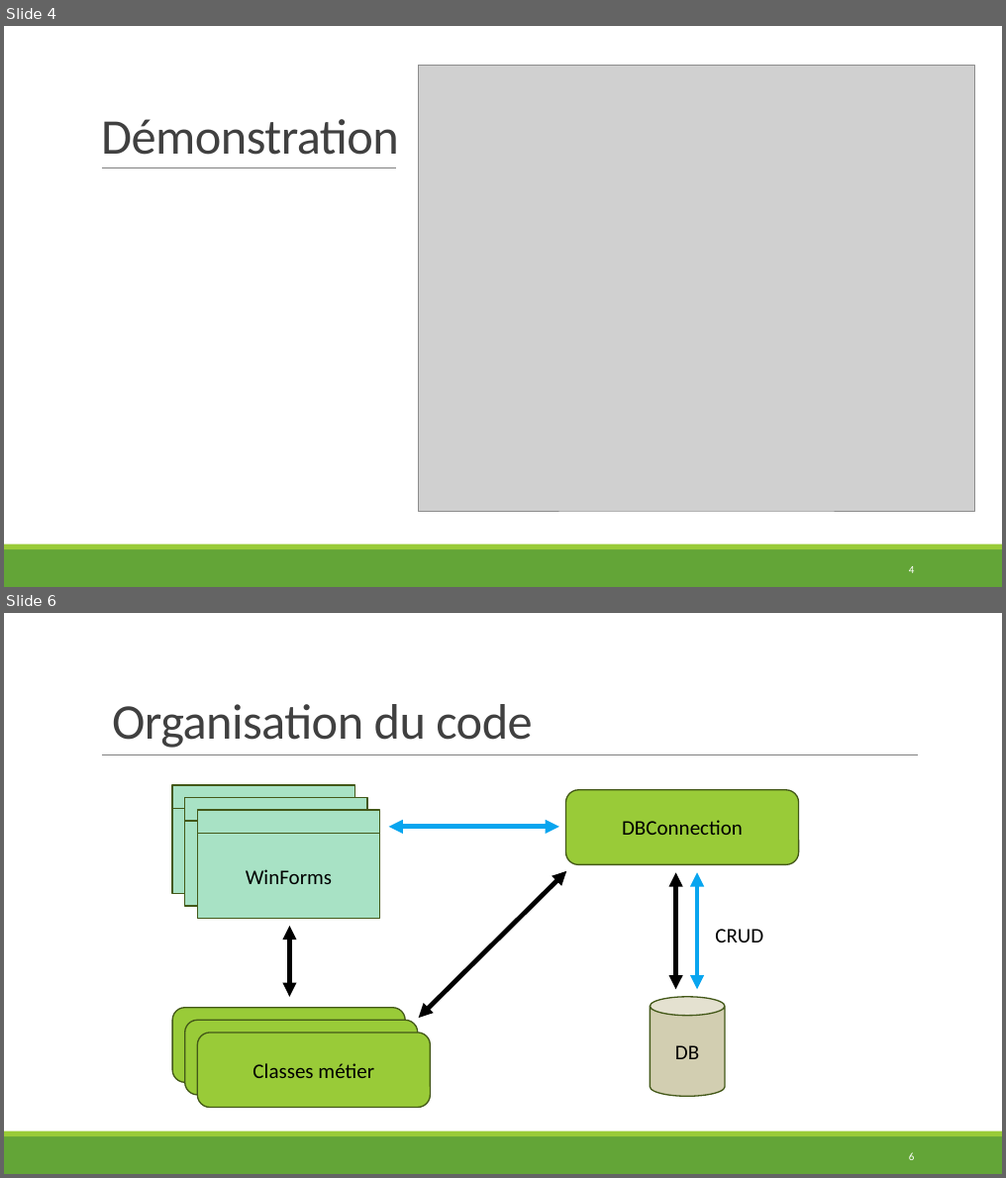
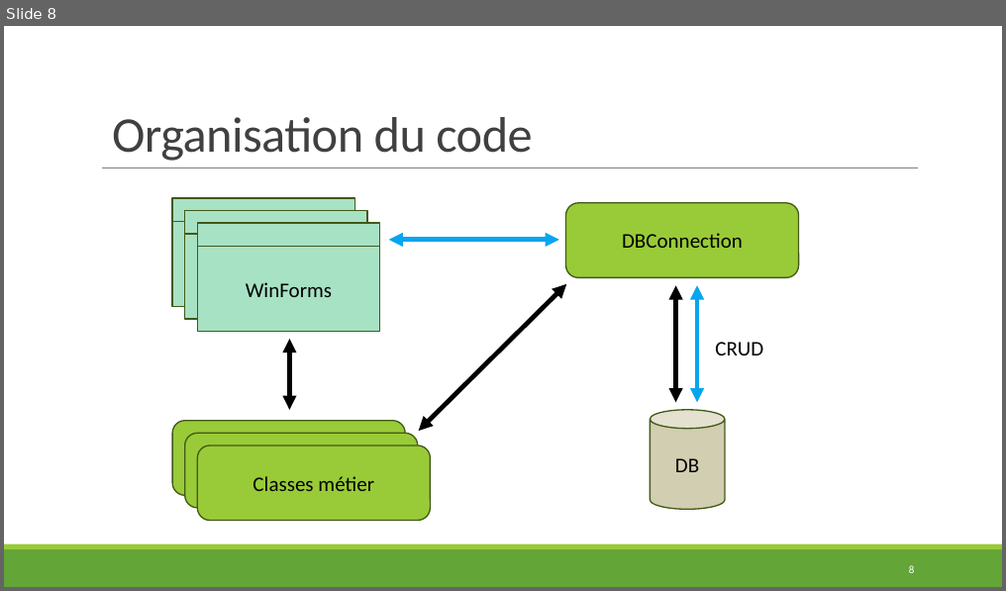
Before and after one commit to AntoineMartet/CargoFlow, a slide deck: Documentation/CargoFlow_Presentation.pptx. Shown one above the other, each under a label of ours: slides 4 and 6 before the commit, slide 8 after it; the slides between them are not shown. The pictures are 1006x1178 and 1006x591 pixels, drawn with LibreOffice and Linux fonts; fonts in the diff are those of the drawing; grey boxes stand for pictures. Boxes give left, top, right and bottom in pixels: in the first picture for what was removed or moved away, otherwise in the second. Text is boxed around its words. In the diff, an @@ line names an element or a change of style, - is before the commit and + after.

```diff
--- a/Documentation/CargoFlow_Presentation.pptx
+++ b/Documentation/CargoFlow_Presentation.pptx
@@ slide 4 removed at (4, 26, 1002, 587), background #FFFFFF; not listed: 3 template elements that a slide beside it also shows @@
@@ picture removed at (419, 66, 975, 512) @@
@@ text removed at (101, 119, 399, 155) @@
-Démonstration
@@ rectangle removed at (396, 140, 458, 196) @@
@@ page number removed at (909, 567, 915, 573) @@
-4
@@ what was slide 6 is now slide 8 @@
```
Also in this commit, not shown: 2 slides changed, 6 slides added, 3 other slides removed, 7 other files.
